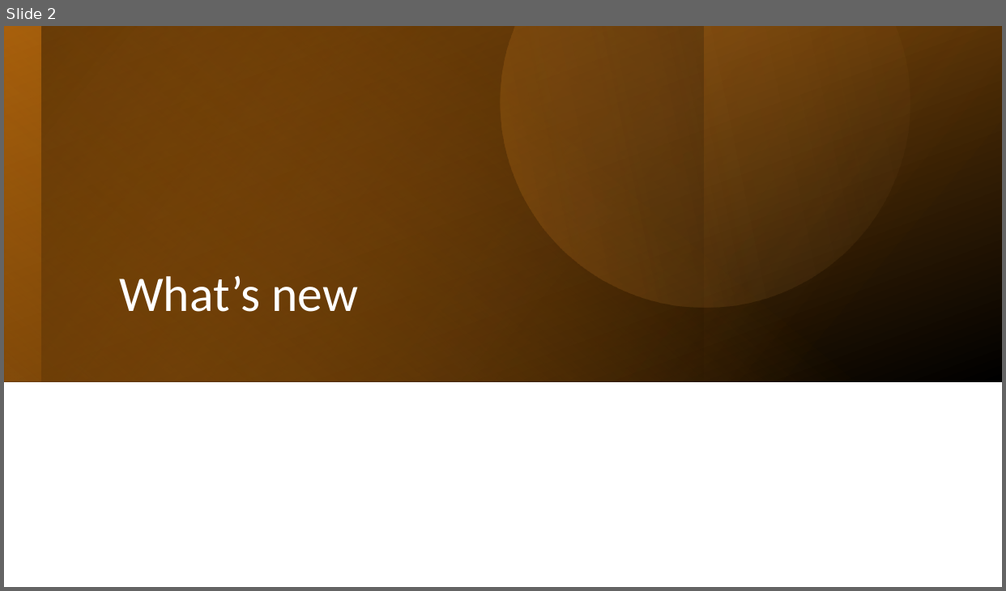
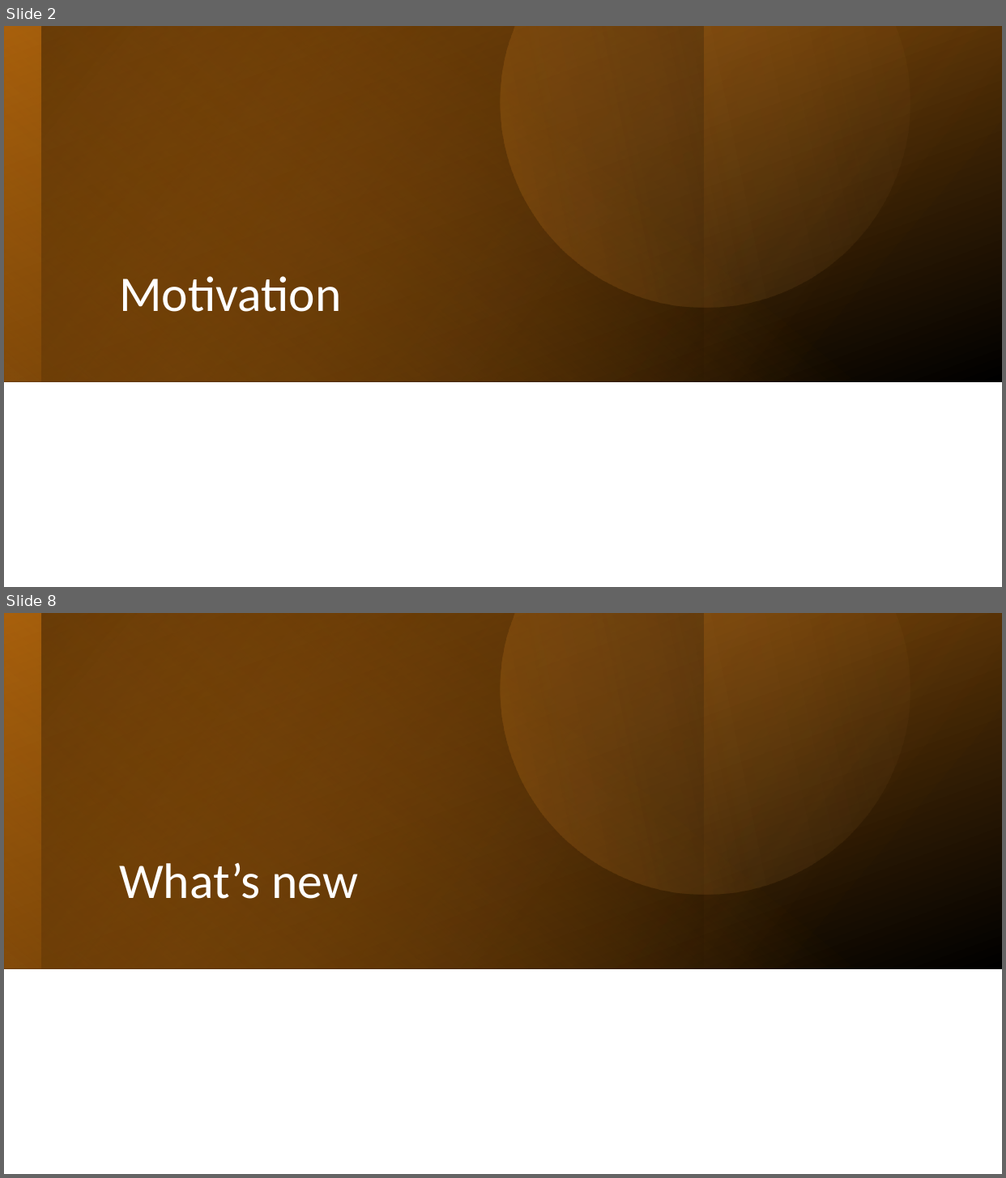
Before and after one commit to RoiTief/Exam-Management-System, a slide deck: docs/slide_07_05_24.pptx. Shown one above the other, each under a label of ours: slide 2 before the commit, slides 2 and 8 after it; the slides between them are not shown. The pictures are 1006x591 and 1006x1178 pixels, drawn with LibreOffice and Linux fonts; fonts in the diff are those of the drawing. Boxes give left, top, right and bottom in pixels: in the first picture for what was removed or moved away, otherwise in the second. Text is boxed around its words. In the diff, an @@ line names an element or a change of style, - is before the commit and + after.

```diff
--- a/docs/slide_07_05_24.pptx
+++ b/docs/slide_07_05_24.pptx
@@ slide 2 added at [4,26,1002,587], background #FFFFFF @@
@@ rectangle added at [4,26,1002,382], fill gradient #AB620D to #000000 @@
@@ rectangle added at [4,26,1002,382], fill gradient #E48312 to #AB620D @@
@@ rectangle added at [4,26,703,382], fill gradient #724209 to #000000 @@
@@ rectangle added at [40,26,1002,382], fill gradient #E48312 to #000000 @@
@@ freeform shape added at [428,26,961,380], fill gradient #E48312 to #F3B56C @@
@@ title added at [119,276,341,312], 48 pt, text #FFFFFF @@
+Motivation
@@ what was slide 2 is now slide 8 @@
```
Also in this commit, not shown: 3 slides changed, 6 other slides added, 5 slides removed.
